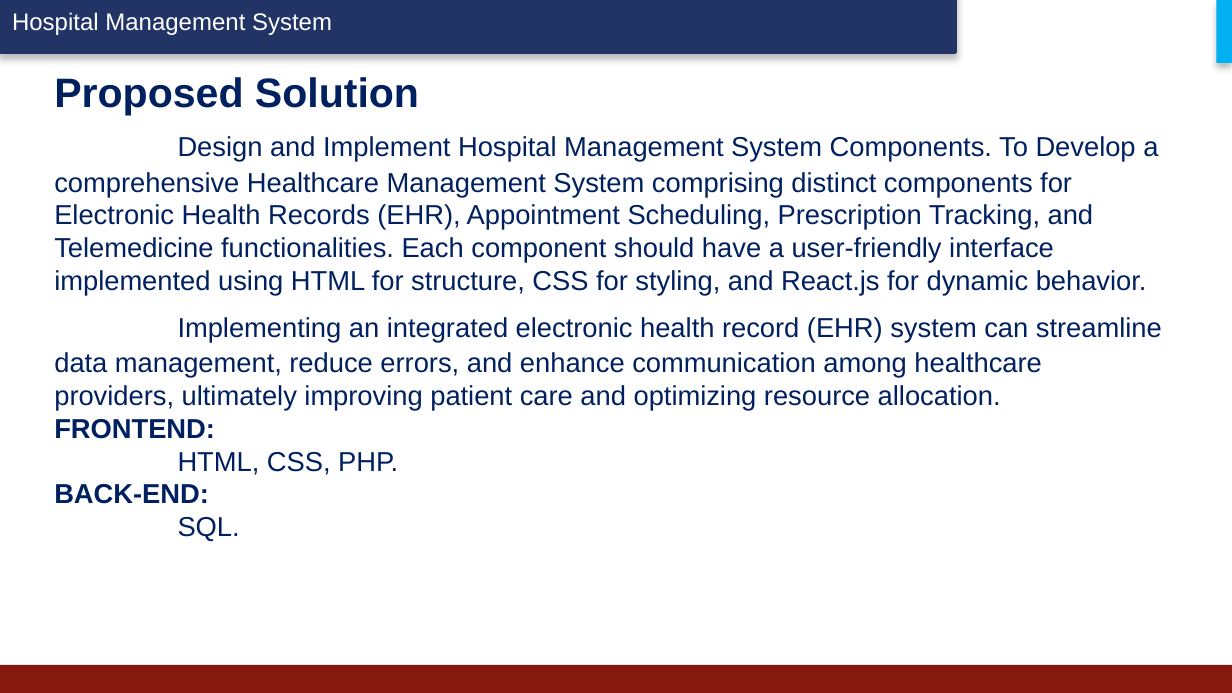
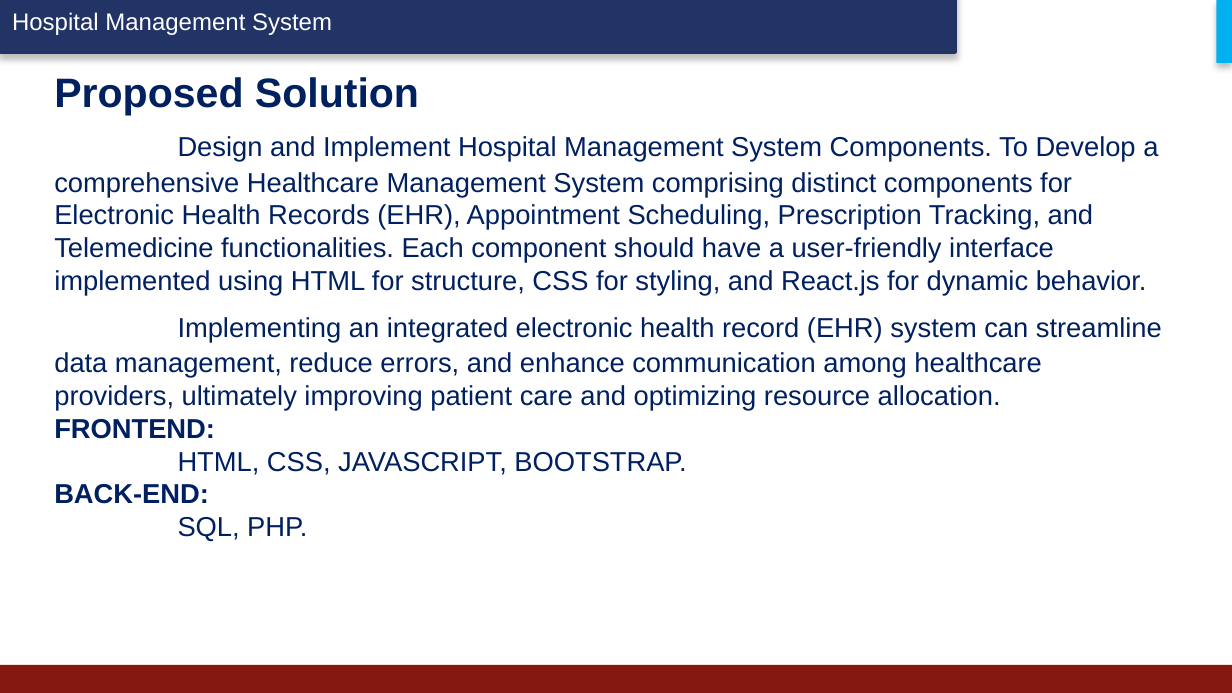
Before and after one commit to Tharaofficial/Healthcare-management-system, a slide deck: slide 7 of Hospital Management System.pptx. Drawn at 1232x693 pixels with LibreOffice and Linux fonts; fonts in the diff are those of the drawing; background and template pictures are left out. Boxes give left, top, right and bottom in pixels: in the first picture for what was removed or moved away, otherwise in the second. Text is boxed around its words. In the diff, an @@ line names an element or a change of style, - is before the commit and + after.

```diff
--- a/Hospital Management System.pptx
+++ b/Hospital Management System.pptx
@@ title at (54,77,1162,541): text changed @@
-Proposed Solution
-Design and Implement Hospital Management System Components. To Develop a comprehensive Healthcare Management System comprising distinct components for Electronic Health Records (EHR), Appointment Scheduling, Prescription Tracking, and Telemedicine functionalities. Each component should have a user-friendly interface implemented using HTML for structure, CSS for styling, and React.js for dynamic behavior.
-Implementing an integrated electronic health record (EHR) system can streamline data management, reduce errors, and enhance communication among healthcare providers, ultimately improving patient care and optimizing resource allocation.
-FRONTEND:
-HTML, CSS, PHP.
-BACK-END:
-SQL.
+Proposed Solution
+Design and Implement Hospital Management System Components. To Develop a comprehensive Healthcare Management System comprising distinct components for Electronic Health Records (EHR), Appointment Scheduling, Prescription Tracking, and Telemedicine functionalities. Each component should have a user-friendly interface implemented using HTML for structure, CSS for styling, and React.js for dynamic behavior.
+Implementing an integrated electronic health record (EHR) system can streamline data management, reduce errors, and enhance communication among healthcare providers, ultimately improving patient care and optimizing resource allocation.
+FRONTEND:
+HTML, CSS, JAVASCRIPT, BOOTSTRAP.
+BACK-END:
+SQL, PHP.
```
